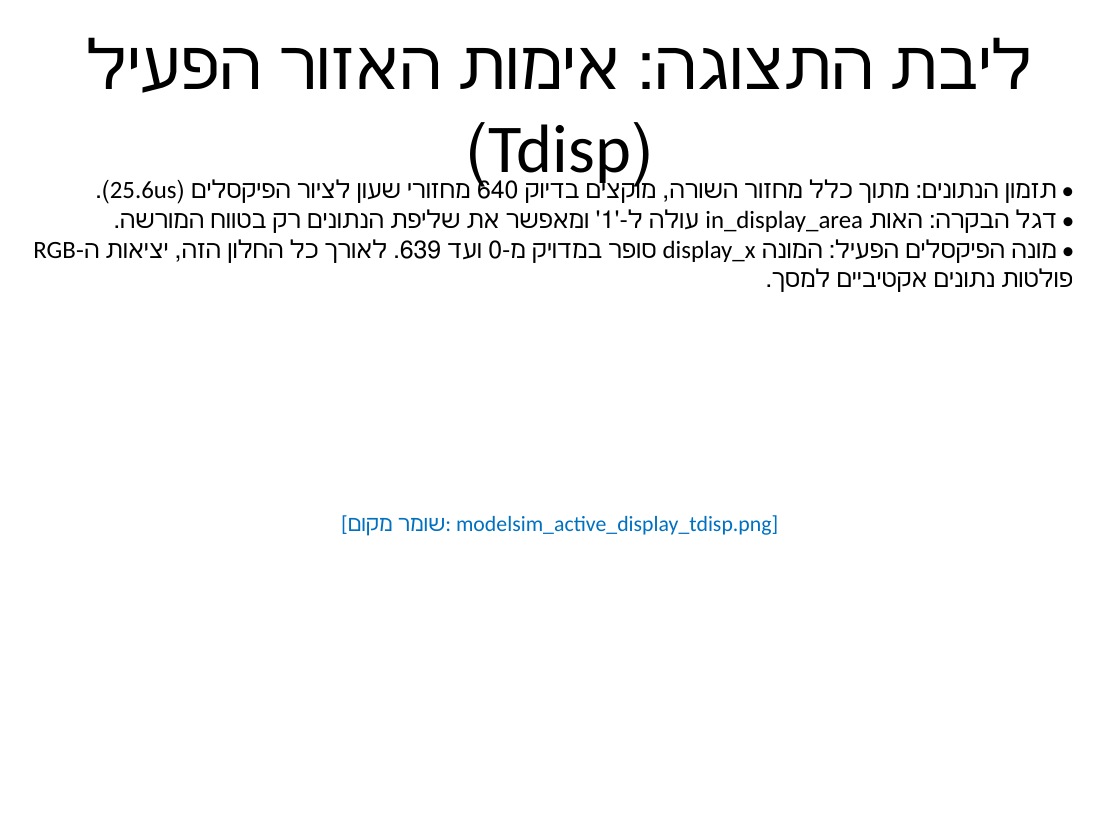
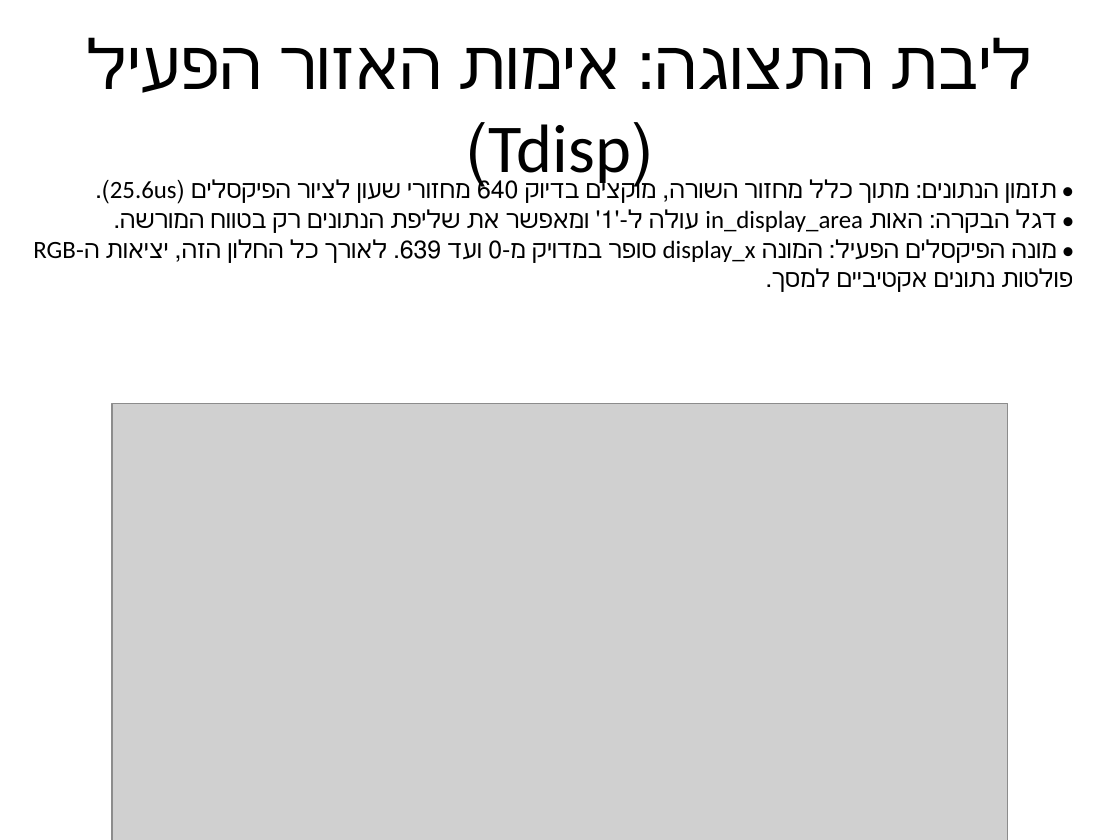
Before and after one commit to yosiBrim/fall-detection-fpga, a slide deck: slide 19 of docs/presentation/output/VGA_Presentation_Yossi.pptx. Drawn at 1120x840 pixels with LibreOffice and Linux fonts; fonts in the diff are those of the drawing; grey boxes stand for pictures. Boxes give left, top, right and bottom in pixels: in the first picture for what was removed or moved away, otherwise in the second. Text is boxed around its words. In the diff, an @@ line names an element or a change of style, - is before the commit and + after.

```diff
--- a/docs/presentation/output/VGA_Presentation_Yossi.pptx
+++ b/docs/presentation/output/VGA_Presentation_Yossi.pptx
@@ picture added at bbox=[112, 403, 1008, 840] @@
@@ text removed at bbox=[398, 515, 778, 535] @@
-[שומר מקום: modelsim_active_display_tdisp.png]
```
Also in this commit, not shown: 2 other slides changed.
